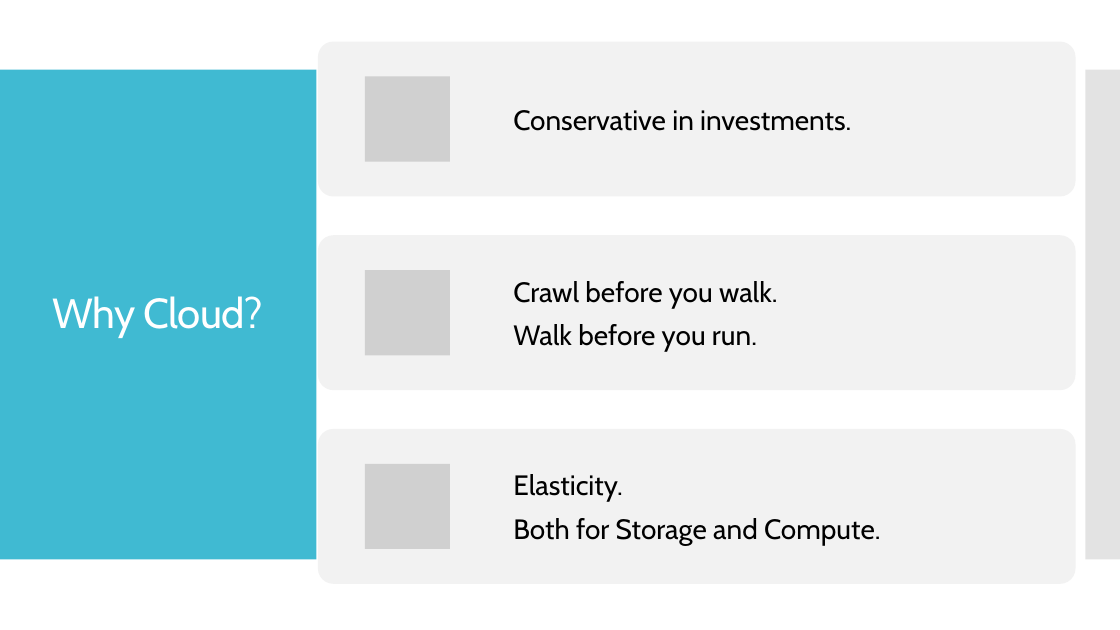
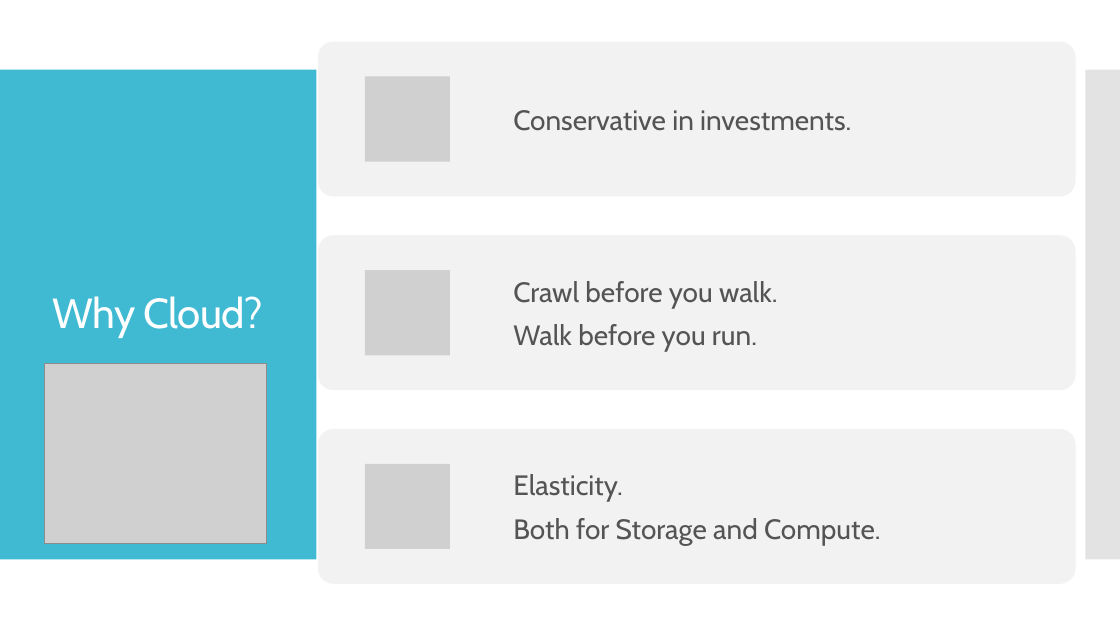
Before and after one commit to dinesarun/common, a slide deck: slide 25 of sessions/ChennaiAzureUserGroup/Databricks_IOT_Analytics/IOT-ML-Azure.pptx (slide 18 before the commit). Drawn at 1120x630 pixels with LibreOffice and Linux fonts; fonts in the diff are those of the drawing; grey boxes stand for pictures. Boxes give left, top, right and bottom in pixels: in the first picture for what was removed or moved away, otherwise in the second. Text is boxed around its words. In the diff, an @@ line names an element or a change of style, - is before the commit and + after.

```diff
--- a/sessions/ChennaiAzureUserGroup/Databricks_IOT_Analytics/IOT-ML-Azure.pptx
+++ b/sessions/ChennaiAzureUserGroup/Databricks_IOT_Analytics/IOT-ML-Azure.pptx
@@ picture added at (45,364,267,544) @@
@@ text colour #000000 to #545454 in 3 elements at (513,110,851,131), (513,281,777,352), (513,474,880,545) @@
```
Also in this commit, not shown: 10 other slides changed, 10 slides added, 2 slides removed.
